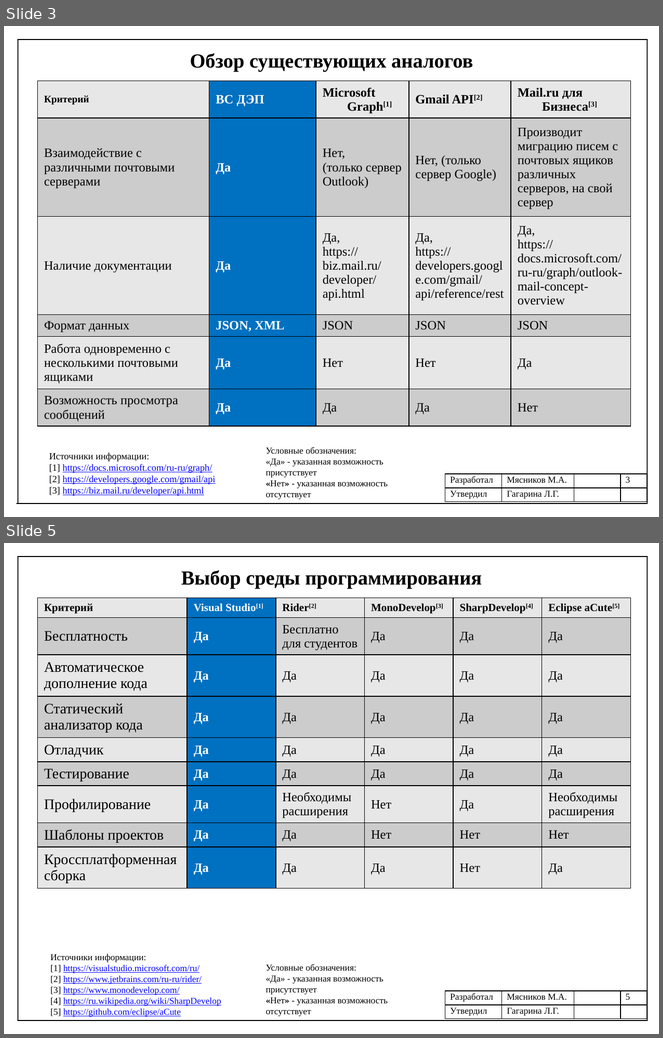
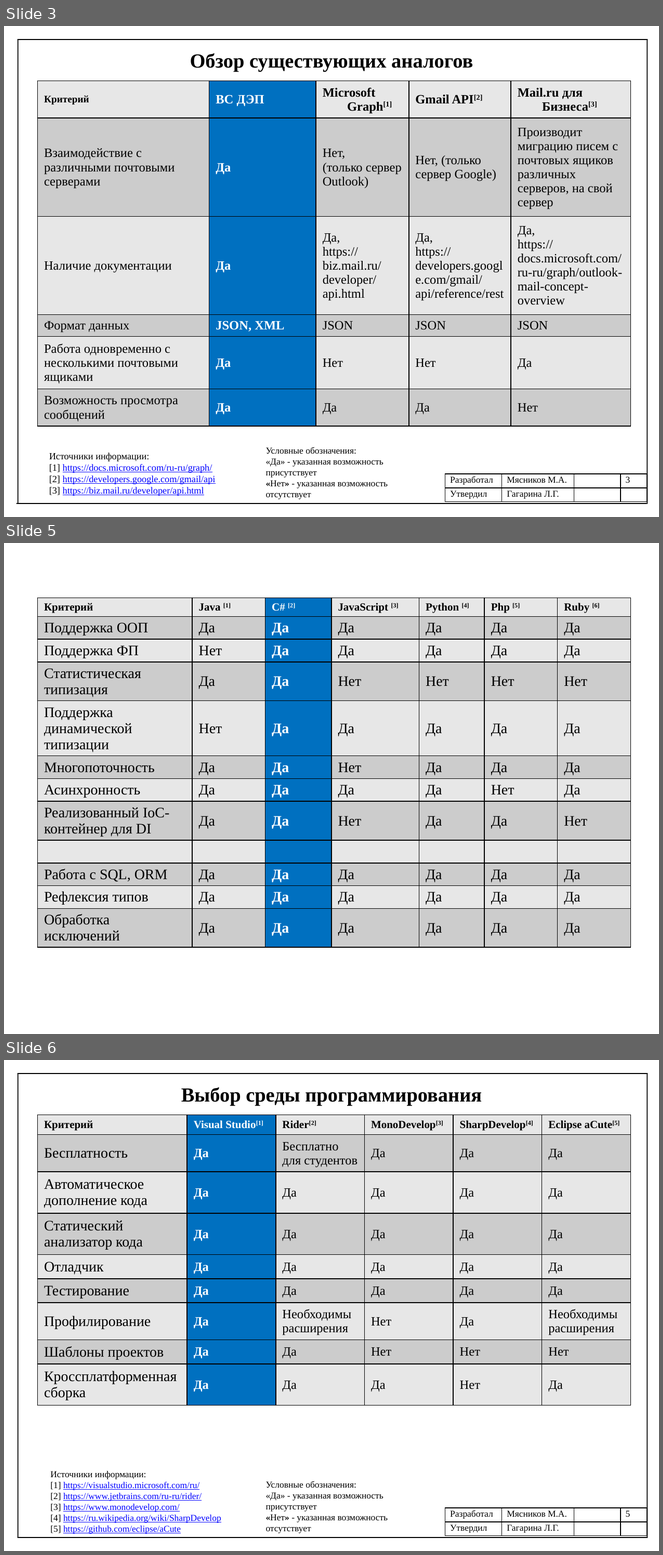
Before and after one commit to mJaJksJ/VCR, a slide deck: Научно-исследовательская практика/Презентация отчета.pptx. Shown one above the other, each under a label of ours: slides 3 and 5 before the commit, slides 3, 5 and 6 after it; the slides between them are not shown. The pictures are 663x1038 and 663x1555 pixels, drawn with LibreOffice and Linux fonts; fonts in the diff are those of the drawing. Boxes give left, top, right and bottom in pixels: in the first picture for what was removed or moved away, otherwise in the second. Text is boxed around its words. In the diff, an @@ line names an element or a change of style, - is before the commit and + after.

```diff
--- a/Научно-исследовательская практика/Презентация отчета.pptx
+++ b/Научно-исследовательская практика/Презентация отчета.pptx
@@ slide 5 added at (x1=4, y1=543, x2=659, y2=1034), background #FFFFFF @@
@@ table added at (x1=37, y1=598, x2=632, y2=969), 12 rows, 7 columns @@
+Критерий | Java [1] | C# [2] | JavaScript [3] | Python [4] | Php [5] | Ruby [6]
+Поддержка ООП | Да | Да | Да | Да | Да | Да
+Поддержка ФП | Нет | Да | Да | Да | Да | Да
+Статистическая типизация | Да | Да | Нет | Нет | Нет | Нет
+Поддержка динамической типизации | Нет | Да | Да | Да | Да | Да
+Многопоточность | Да | Да | Нет | Да | Да | Да
+Асинхронность | Да | Да | Да | Да | Нет | Да
+Реализованный IoC-контейнер для DI | Да | Да | Нет | Да | Да | Нет
+ |  |  |  |  |  | 
+Работа с SQL, ORM | Да | Да | Да | Да | Да | Да
+Рефлексия типов | Да | Да | Да | Да | Да | Да
+Обработка исключений | Да | Да | Да | Да | Да | Да
@@ what was slide 5 is now slide 6 @@
```
Also in this commit, not shown: 1 slide changed, 1 other slide added.
